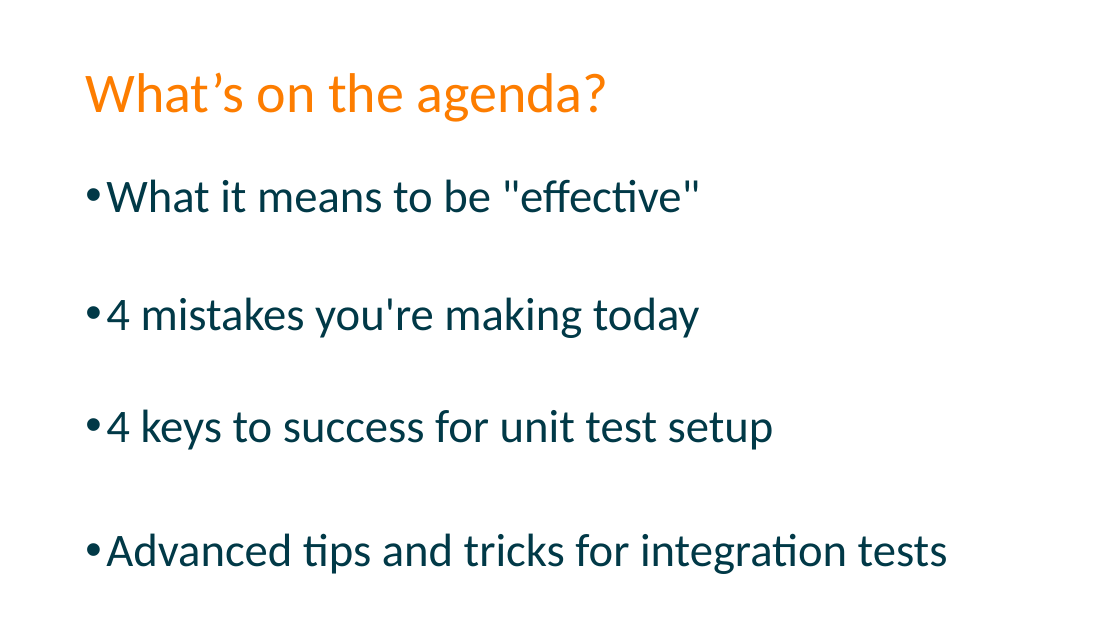
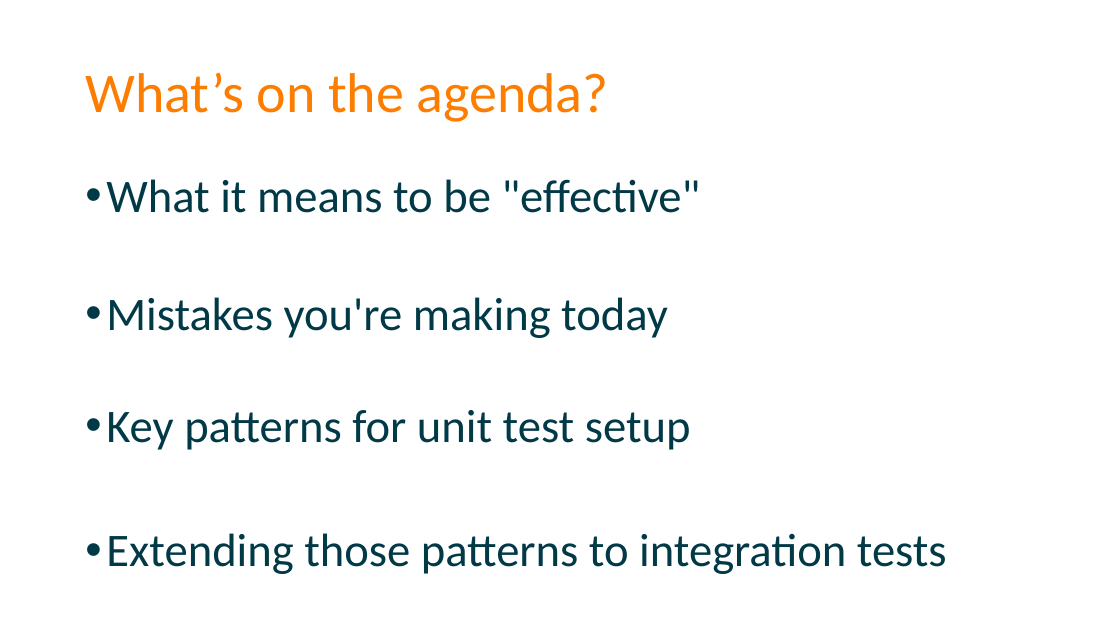
Before and after one commit to spetryjohnson/Talk-Patterns_of_Effective_Test_Setup, a slide deck: slide 13 of POETS - CodeMash 2017.pptx (slide 11 before the commit). Drawn at 1120x630 pixels with LibreOffice and Linux fonts; fonts in the diff are those of the drawing. Boxes give left, top, right and bottom in pixels: in the first picture for what was removed or moved away, otherwise in the second. Text is boxed around its words. In the diff, an @@ line names an element or a change of style, - is before the commit and + after.

```diff
--- a/POETS - CodeMash 2017.pptx
+++ b/POETS - CodeMash 2017.pptx
@@ text at <box>106,297,947,574</box>: text changed @@
-• 4 mistakes you're making today
-• 4 keys to success for unit test setup
-• Advanced tips and tricks for integration tests
+• Mistakes you're making today
+• Key patterns for unit test setup
+• Extending those patterns to integration tests
```
Also in this commit, not shown: 2 other slides changed, 2 slides added, 2 slides removed, 1 other file.
